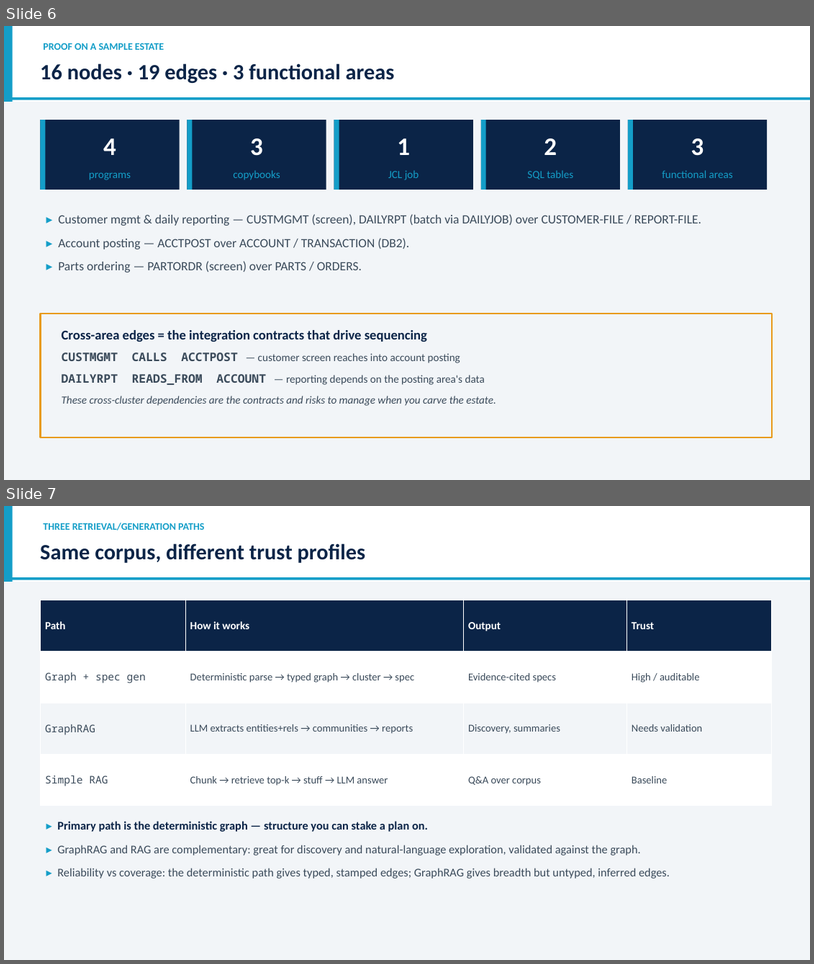
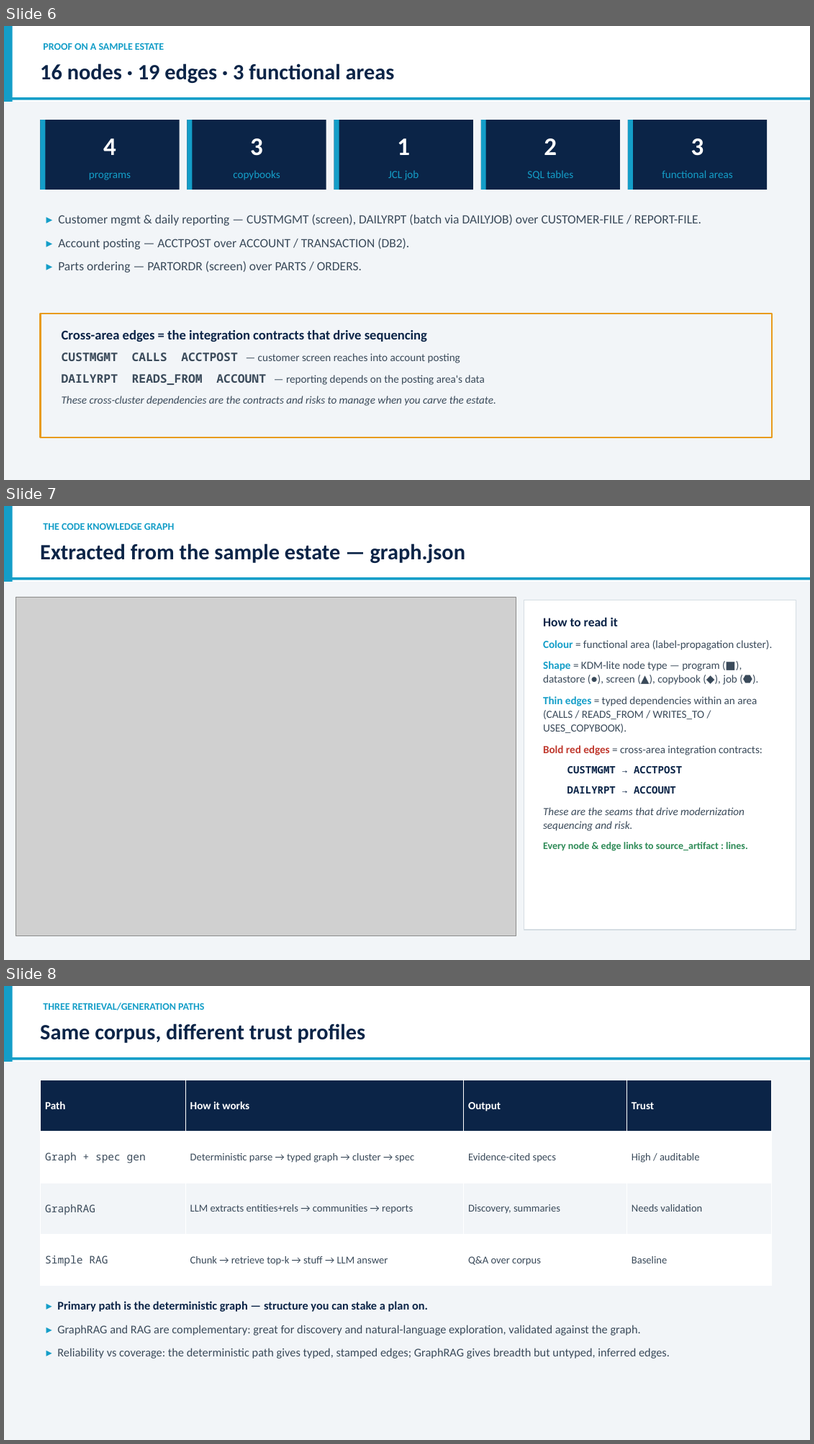
Before and after one commit to cubreto/test, a slide deck: code-graph-modernization/deck/code-graph-modernization.pptx. Shown one above the other, each under a label of ours: slides 6 and 7 before the commit, slides 6, 7 and 8 after it. The pictures are 814x964 and 814x1444 pixels, drawn with LibreOffice and Linux fonts; fonts in the diff are those of the drawing; grey boxes stand for pictures. Boxes give left, top, right and bottom in pixels: in the first picture for what was removed or moved away, otherwise in the second. Text is boxed around its words. In the diff, an @@ line names an element or a change of style, - is before the commit and + after.

```diff
--- a/code-graph-modernization/deck/code-graph-modernization.pptx
+++ b/code-graph-modernization/deck/code-graph-modernization.pptx
@@ slide 7 added at box(4, 506, 810, 960), background #FFFFFF @@
@@ rectangle added at box(4, 506, 810, 960), fill #F2F5F8 @@
@@ rectangle added at box(4, 506, 810, 582), fill #FFFFFF @@
@@ rectangle added at box(4, 506, 13, 582), fill #149EC8 @@
@@ text added at box(43, 523, 174, 530), 12 pt, text #149EC8, bold @@
+THE CODE KNOWLEDGE GRAPH
@@ text added at box(40, 543, 466, 563), 26 pt, text #0B2447, bold @@
+Extracted from the sample estate — graph.json
@@ rectangle added at box(4, 577, 810, 580), fill #149EC8 @@
@@ picture added at box(16, 597, 517, 936) @@
@@ rectangle added at box(525, 600, 797, 929), fill #FFFFFF, outline #D5DDE3 1 pt @@
@@ text added at box(543, 617, 773, 851), 13 pt, text #3A4A5A @@
+How to read it
+Colour = functional area (label-propagation cluster).
+Shape = KDM-lite node type — program (■), datastore (●), screen (▲), copybook (◆), job (⬣).
+Thin edges = typed dependencies within an area (CALLS / READS_FROM / WRITES_TO / USES_COPYBOOK).
+Bold red edges = cross-area integration contracts:
+CUSTMGMT → ACCTPOST
+DAILYRPT → ACCOUNT
+These are the seams that drive modernization sequencing and risk.
+Every node & edge links to source_artifact : lines.
@@ what was slide 7 is now slide 8 @@
```
Also in this commit, not shown: 1 other slide added, 1 slide removed, 5 other files.
